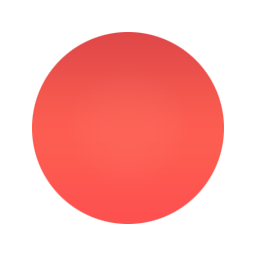
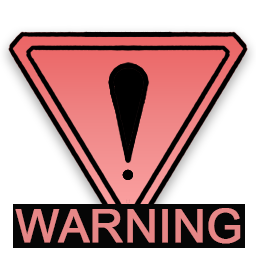
The second 256 × 256 image is a revision of the first. Changes to its layers:
hid group "LifeToken" (2 layers) over [32,32,224,224]
added group "DamageTokenNotActive" with 5 layers above "PowerDown" over [8,31,248,248]
added layer "WARNING" (2nd of 2, in "DamageTokenNotActive") in group "DamageTokenNotActive" over [15,208,241,244]
added layer "Layer 4 copy" (2nd of 2, in "DamageTokenNotActive") in group "DamageTokenNotActive" over [13,204,245,248]
added layer "Layer 1 copy 2" (6th of 6, in "DamageTokenNotActive") in group "DamageTokenNotActive" over [108,62,150,180]
added layer "Warning copy 3" (6th of 6, in "DamageTokenNotActive") in group "DamageTokenNotActive" over [8,31,248,226]
added layer "Warning copy 2" (6th of 6, in "DamageTokenNotActive") in group "DamageTokenNotActive" over [8,31,248,226]
